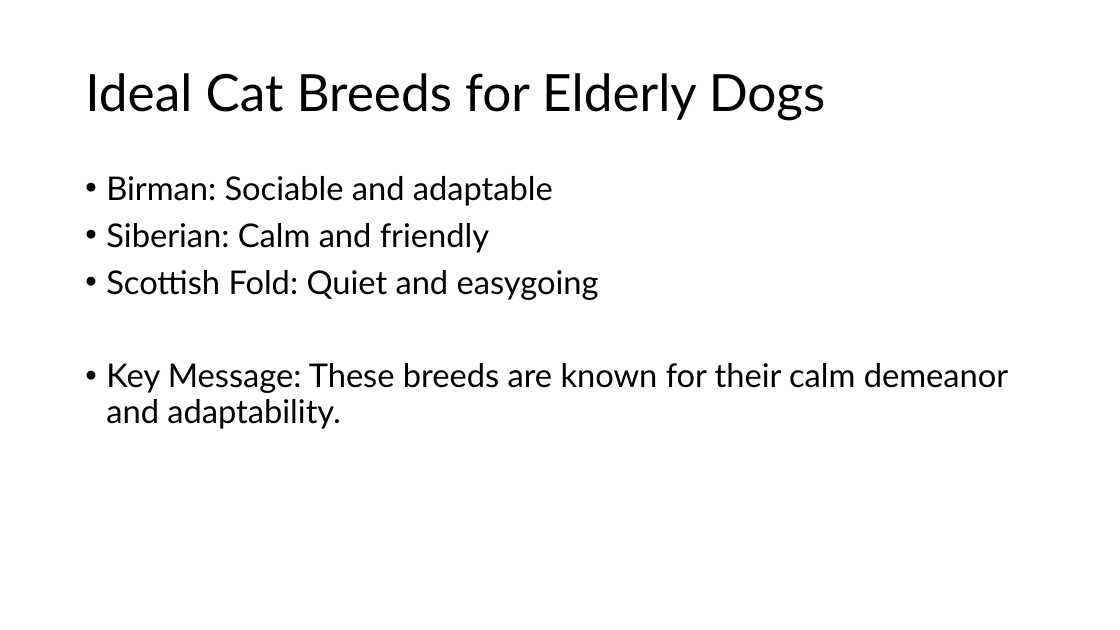
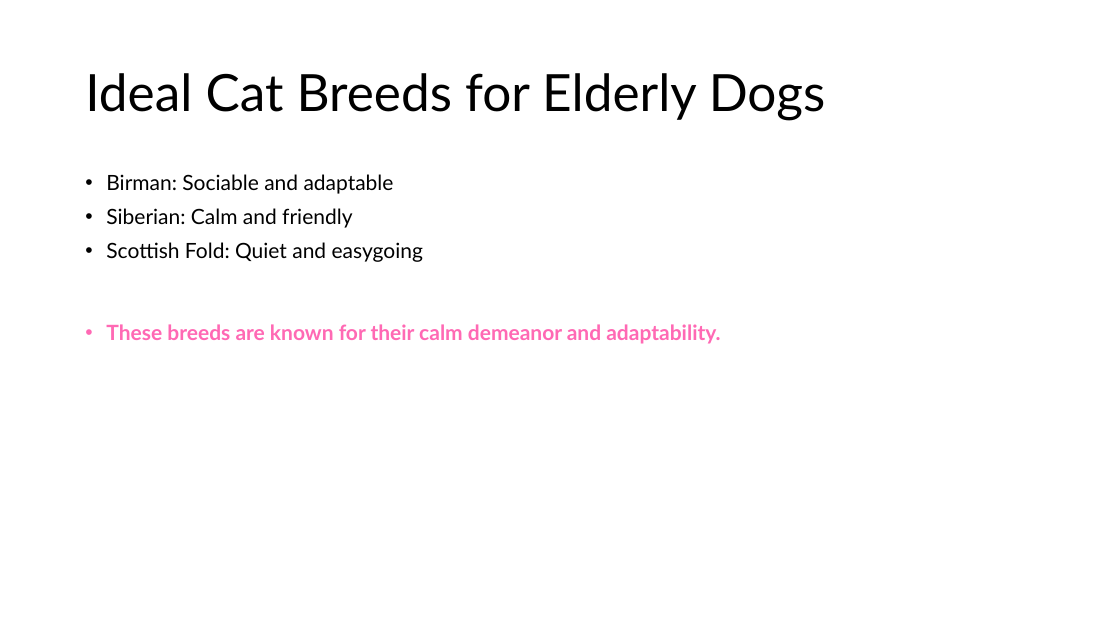
Before and after one commit to drubaga/SlideAI, a slide deck: slide 5 of output/Cats:_Companions_for_Children_and_Elderly_Dogs.pptx. Drawn at 1120x630 pixels with LibreOffice and Linux fonts; fonts in the diff are those of the drawing. Boxes give left, top, right and bottom in pixels: in the first picture for what was removed or moved away, otherwise in the second. Text is boxed around its words. In the diff, an @@ line names an element or a change of style, - is before the commit and + after.

Commit message:
feat(pptx): add intro slide with title/date, styled thank-you slide, and improved color formatting

```diff
--- a/output/Cats:_Companions_for_Children_and_Elderly_Dogs.pptx
+++ b/output/Cats:_Companions_for_Children_and_Elderly_Dogs.pptx
@@ text at [106,174,423,262]: size 28 to 18 pt in "Birman: Sociable and adaptable", "Siberian: Calm and friendly", "Scottish Fold: Quiet and easygoing" @@
@@ text at [106,324,720,344]: text changed; size 28 to 18 pt; text colour #000000 to #FF69B4; bold on @@
-• Key Message: These breeds are known for their calm demeanor and adaptability.
+• These breeds are known for their calm demeanor and adaptability.
```
Also in this commit, not shown: 10 other slides changed, 1 slide added, 1 slide removed, 4 other files.
